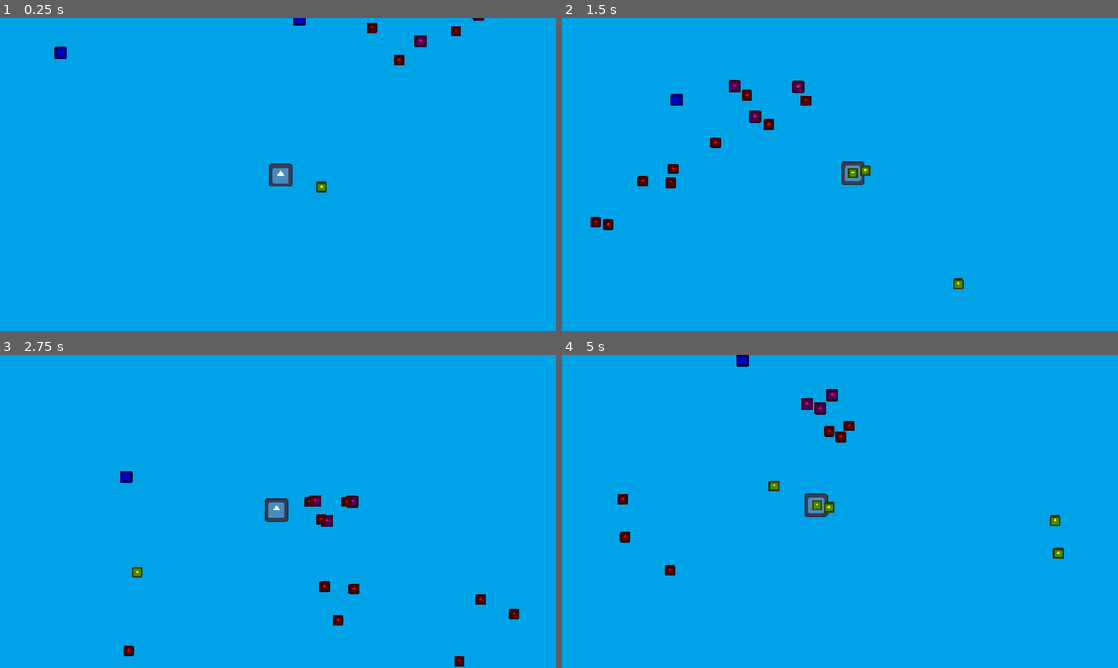
Above: before the commit, frames 1-4 (two rows, left to right).
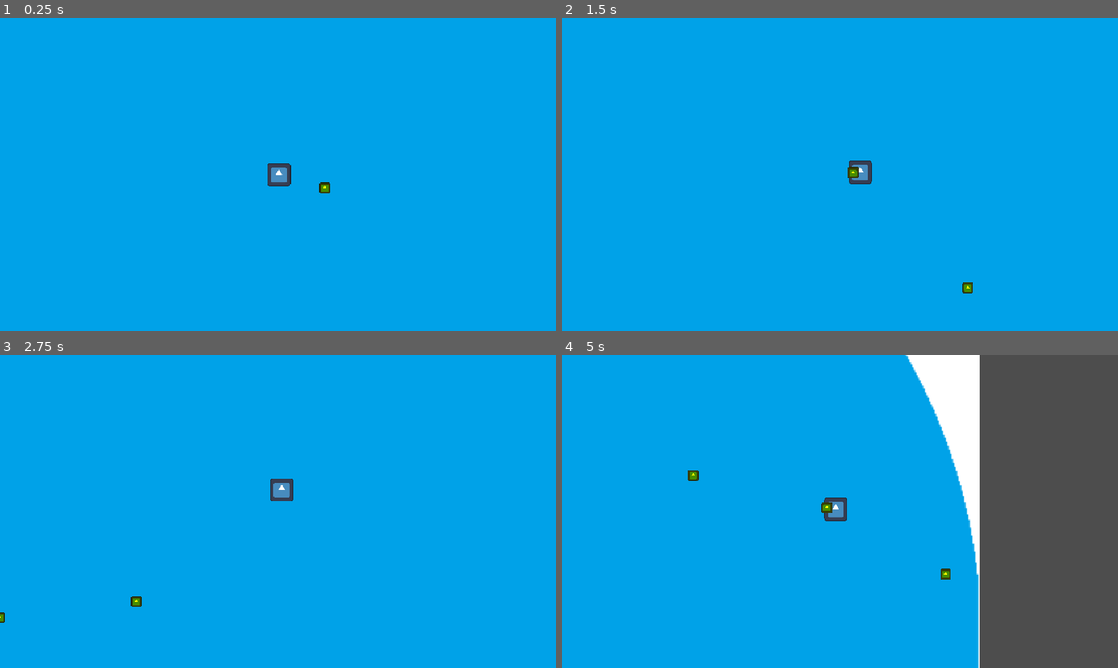
Above: after the commit, the same moments.

Repository: JLwuw/otter-jam
Game: Godot game, scene res://Scenes/gameplay_test.tscn
The game is run twice, just before and just after one commit, with the same random seed, the same clock (stepped at 60 frames per second) and the same inputs. The engine's default icon, where the game draws it, is replaced by a stand-in: a white triangle on a blue panel in a dark square.
Inputs (mouse positions are in pixels of both pictures, inside the frame that each line leads up to):
- Up to frame 1 (0.25 s): no input
- Up to frame 2 (1.5 s): move the mouse to (962, 158) at 0.52 s; move the mouse to (728, 190) at 1.27 s
- Up to frame 3 (2.75 s): move the mouse to (333, 442) at 2.02 s
- Up to frame 4 (5 s): move the mouse to (812, 574) at 2.77 s; move the mouse to (1006, 558) at 3.52 s; move the mouse to (673, 464) at 4.27 s

The runs differ from the first frame. In frame 1, 0.6% of the frame differs, in the area x 9-88%, y 0-56%; in frame 2, 1.3%; in frame 3, 1.6%; in frame 4, 30%, in the area x 10-100%, y 0-100%.

Commit message:
feat: tunes movement adds skeleton for wave spawning

Diff:
--- a/Resources/Player/fire_rate_curve.tres
+++ b/Resources/Player/fire_rate_curve.tres
@@ -1,5 +1,6 @@
 [gd_resource type="Curve" format=3 uid="uid://db2wsu2s0lwdt"]
 
 [resource]
-_data = [Vector2(0.08558559, 0), 0.0, 0.0, 0, 0, Vector2(0.63, 0.28089893), 1.1556978, 1.1556978, 0, 0, Vector2(1, 1), 2.2065682, 0.0, 0, 0]
+_limits = [0.0, 2.0, 0.0, 1.0]
+_data = [Vector2(0, 0), 0.0, 0.8171616, 0, 0, Vector2(0.57, 0.98876417), 4.2900915, 4.2900915, 0, 0, Vector2(1, 2), 2.2065682, 0.0, 0, 0]
 point_count = 3
--- /dev/null
+++ b/Resources/Spawner/Wave 1/sub1wave1.tres
@@ -0,0 +1,9 @@
+[gd_resource type="Resource" script_class="SubWave" format=3 uid="uid://c1khw0nw45egq"]
+
+[ext_resource type="PackedScene" uid="uid://cv27k52wlpppn" path="res://Scenes/Enemies/enemy_slow_chaser.tscn" id="1_ki81v"]
+[ext_resource type="Script" uid="uid://cvm5jhsngod2p" path="res://Scripts/Spawner/sub_wave.gd" id="1_qrb0l"]
+
+[resource]
+script = ExtResource("1_qrb0l")
+enemy_scene = ExtResource("1_ki81v")
+metadata/_custom_type_script = "uid://cvm5jhsngod2p"
--- /dev/null
+++ b/Resources/Spawner/Wave 1/sub2wave1.tres
@@ -0,0 +1,7 @@
+[gd_resource type="Resource" script_class="SubWave" format=3 uid="uid://drofl5qhxlb5"]
+
+[ext_resource type="Script" uid="uid://cvm5jhsngod2p" path="res://Scripts/Spawner/sub_wave.gd" id="1_wkg1i"]
+
+[resource]
+script = ExtResource("1_wkg1i")
+metadata/_custom_type_script = "uid://cvm5jhsngod2p"
--- /dev/null
+++ b/Resources/Spawner/Wave 1/wave1.tres
@@ -0,0 +1,8 @@
+[gd_resource type="Resource" script_class="Wave" format=3 uid="uid://d0rlv5cm3g1s8"]
+
+[ext_resource type="Script" uid="uid://h0i1sttw2glt" path="res://Scripts/Spawner/wave.gd" id="1_owdo1"]
+[ext_resource type="Script" uid="uid://cvm5jhsngod2p" path="res://Scripts/Spawner/sub_wave.gd" id="2_0nocu"]
+
+[resource]
+script = ExtResource("1_owdo1")
+metadata/_custom_type_script = "uid://h0i1sttw2glt"
--- a/Scenes/Enemies/enemy_slow_chaser.tscn
+++ b/Scenes/Enemies/enemy_slow_chaser.tscn
@@ -2,7 +2,7 @@
 
 [ext_resource type="Script" uid="uid://dvoe1c61kutkr" path="res://Scripts/Enemies/enemy_slow_chaser.gd" id="1_ul00a"]
 [ext_resource type="Texture2D" uid="uid://ch2x7fo5gi32j" path="res://icon.svg" id="2_kbahv"]
-[ext_resource type="Script" uid="uid://rl1trhvbn5pv" path="res://Scripts/Enemies/Components/component_slow_chase.gd" id="3_p7rkd"]
+[ext_resource type="Script" uid="uid://rl1trhvbn5pv" path="res://Scripts/Enemies/Components/component_player_chase.gd" id="3_p7rkd"]
 
 [sub_resource type="CircleShape2D" id="CircleShape2D_3pdns"]
 
@@ -17,5 +17,5 @@
 [node name="CollisionShape2D" type="CollisionShape2D" parent="." unique_id=1374992332]
 shape = SubResource("CircleShape2D_3pdns")
 
-[node name="Slow Chase Component" type="Node" parent="." unique_id=1006373814]
+[node name="Player Chase Component" type="Node" parent="." unique_id=1006373814]
 script = ExtResource("3_p7rkd")
--- a/Scenes/Enemies/enemy_slow_shooter.tscn
+++ b/Scenes/Enemies/enemy_slow_shooter.tscn
@@ -1,7 +1,7 @@
 [gd_scene format=3 uid="uid://d3o4a888rrucy"]
 
 [ext_resource type="Script" uid="uid://gv5d56bawvao" path="res://Scripts/Enemies/enemy_slow_shooter.gd" id="1_fcceh"]
-[ext_resource type="Script" uid="uid://rl1trhvbn5pv" path="res://Scripts/Enemies/Components/component_slow_chase.gd" id="2_in5mm"]
+[ext_resource type="Script" uid="uid://rl1trhvbn5pv" path="res://Scripts/Enemies/Components/component_player_chase.gd" id="2_in5mm"]
 [ext_resource type="Texture2D" uid="uid://ch2x7fo5gi32j" path="res://icon.svg" id="2_vqo77"]
 [ext_resource type="Script" uid="uid://cl8b8ngejaij8" path="res://Scripts/Enemies/Components/component_basic_shoot.gd" id="3_vqo77"]
 [ext_resource type="PackedScene" uid="uid://28syyhoybqas" path="res://Scenes/Bullet/bullet.tscn" id="4_6cff3"]
@@ -19,7 +19,7 @@
 [node name="CollisionShape2D" type="CollisionShape2D" parent="." unique_id=2105024760]
 shape = SubResource("CircleShape2D_vb4pl")
 
-[node name="Slow Chase Component" type="Node" parent="." unique_id=2079848975 groups=["enemies"]]
+[node name="Player Chase Component" type="Node" parent="." unique_id=2079848975]
 script = ExtResource("2_in5mm")
 
 [node name="Basic Shoot Component" type="Node" parent="." unique_id=1860826463]
--- a/Scenes/gameplay_test.tscn
+++ b/Scenes/gameplay_test.tscn
@@ -1,8 +1,7 @@
 [gd_scene format=3 uid="uid://b6echlk833f2a"]
 
 [ext_resource type="PackedScene" uid="uid://bttw28xgext45" path="res://Scenes/Player/player.tscn" id="1_6kpuu"]
-[ext_resource type="PackedScene" uid="uid://cv27k52wlpppn" path="res://Scenes/Enemies/enemy_slow_chaser.tscn" id="3_1uy4b"]
-[ext_resource type="PackedScene" uid="uid://d3o4a888rrucy" path="res://Scenes/Enemies/enemy_slow_shooter.tscn" id="4_n6585"]
+[ext_resource type="PackedScene" uid="uid://ceel8u3pt84p" path="res://Scenes/wave_manager.tscn" id="5_2okw4"]
 [ext_resource type="PackedScene" uid="uid://wlfg018oiue2" path="res://Scenes/arena.tscn" id="5_6nxcd"]
 
 [node name="GameplayTest" type="Node2D" unique_id=1958848919]
@@ -11,26 +10,6 @@
 
 [node name="Player" parent="." unique_id=2009590095 instance=ExtResource("1_6kpuu")]
 position = Vector2(-6, 130)
-max_speed = 500.0
-drag = 0.5
-max_distance = 100.0
 
-[node name="Enemy Slow Chaser" parent="." unique_id=1506888642 node_paths=PackedStringArray("player") instance=ExtResource("3_1uy4b")]
-position = Vector2(-386, -85)
+[node name="Wave Manager" parent="." unique_id=1540367181 node_paths=PackedStringArray("player") instance=ExtResource("5_2okw4")]
 player = NodePath("../Player")
-
-[node name="Enemy Slow Chaser2" parent="." unique_id=1157727113 node_paths=PackedStringArray("player") instance=ExtResource("3_1uy4b")]
-position = Vector2(43, -151)
-player = NodePath("../Player")
-
-[node name="Enemy Slow Shooter" parent="." unique_id=727752382 node_paths=PackedStringArray("player") instance=ExtResource("4_n6585")]
-position = Vector2(261, -108)
-player = NodePath("../Player")
-
-[node name="Enemy Slow Shooter2" parent="." unique_id=1360288986 node_paths=PackedStringArray("player") instance=ExtResource("4_n6585")]
-position = Vector2(202, -174)
-player = NodePath("../Player")
-
-[node name="Enemy Slow Shooter3" parent="." unique_id=657343743 node_paths=PackedStringArray("player") instance=ExtResource("4_n6585")]
-position = Vector2(362, -154)
-player = NodePath("../Player")
--- /dev/null
+++ b/Scenes/wave_manager.tscn
@@ -0,0 +1,6 @@
+[gd_scene format=3 uid="uid://ceel8u3pt84p"]
+
+[ext_resource type="Script" uid="uid://ctqghco4in1s8" path="res://Scripts/Spawner/wave_manager.gd" id="1_6x8f1"]
+
+[node name="Wave Manager" type="Node" unique_id=1540367181]
+script = ExtResource("1_6x8f1")
--- a/Scripts/Enemies/Components/component_basic_shoot.gd
+++ b/Scripts/Enemies/Components/component_basic_shoot.gd
@@ -3,6 +3,7 @@
 
 @export var bullet_scene: PackedScene
 @export var fire_rate: float = 1.5
+@export var bullet_speed: float = 200
 
 var player: Node2D
 var owner_body: CharacterBody2D
@@ -30,5 +31,6 @@
 	var dir: Vector2 = (player.global_position - bullet.global_position).normalized()
 	bullet.direction = dir
 	bullet.team = Bullet.Team.ENEMY
+	bullet.speed = bullet_speed
 
 	get_tree().current_scene.add_child(bullet)
--- /dev/null
+++ b/Scripts/Enemies/Components/component_player_chase.gd
@@ -0,0 +1,29 @@
+class_name ComponentPlayerChase
+extends Node
+
+@export_group("Movement")
+@export var responsiveness: float = 55
+@export var acceleration_factor: float = 15
+@export var max_speed: float = 100
+@export var drag: float = 0.5
+
+var owner_body: CharacterBody2D
+var player: Player
+
+func _ready() -> void:
+	owner_body = get_parent()
+
+func _physics_process(delta: float) -> void:
+	if player == null:
+		print("No player in Slow Chase Component")
+		return
+
+	var direction: Vector2 = (player.global_position- owner_body.global_position).normalized()
+	direction *= acceleration_factor
+	var acceleration: Vector2 = owner_body.velocity.lerp(direction, delta * responsiveness)
+	owner_body.velocity += delta * acceleration
+
+	if owner_body.velocity.length() > max_speed:
+		owner_body.velocity = owner_body.velocity.normalized() * max_speed
+
+	owner_body.move_and_slide()
--- a/Scripts/Enemies/Components/component_slow_chase.gd
+++ /dev/null
@@ -1,25 +0,0 @@
-class_name ComponentSlowChase
-extends Node
-
-@export_group("Movement")
-@export var acceleration: float = 10.0
-@export var max_speed: float = 100
-
-var owner_body: CharacterBody2D
-var player: Player
-
-func _ready() -> void:
-	owner_body = get_parent()
-
-func _physics_process(_delta: float) -> void:
-	if player == null:
-		print("No player in Slow Chase Component")
-		return
-
-	var direction: Vector2 = (player.global_position - owner_body.global_position).normalized()
-	owner_body.velocity += direction * acceleration
-
-	if owner_body.velocity.length() > max_speed:
-		owner_body.velocity = owner_body.velocity.normalized() * max_speed
-
-	owner_body.move_and_slide()
--- a/Scripts/Enemies/enemy_slow_chaser.gd
+++ b/Scripts/Enemies/enemy_slow_chaser.gd
@@ -1,8 +1,8 @@
 class_name EnemySlowChaser
 extends Enemy
 
-@export_group("Combat")
 @export var player: Player
 
 func _ready() -> void:
-	$"Slow Chase Component".player = player
+	super._ready()
+	$"Player Chase Component".player = player
--- a/Scripts/Enemies/enemy_slow_shooter.gd
+++ b/Scripts/Enemies/enemy_slow_shooter.gd
@@ -1,9 +1,9 @@
 class_name EnemySlowShooter
 extends Enemy
 
-@export_group("Combat")
 @export var player: Player
 
 func _ready() -> void:
-	$"Slow Chase Component".player = player
+	super._ready()
+	$"Player Chase Component".player = player
 	$"Basic Shoot Component".player = player
--- a/Scripts/Player/player.gd
+++ b/Scripts/Player/player.gd
@@ -2,9 +2,11 @@
 extends CharacterBody2D
 
 @export_category("Movement")
-@export var max_speed: float = 400.0
-@export var responsiveness: float = 8.0
-@export var drag: float = 1.0
+@export var SPEED_CAP: float = 1000
+@export var max_speed: float = 500.0
+@export var responsiveness: float = 45
+@export var acceleration_factor: float = 8
+@export var drag: float = 1
 @export var max_distance: float = 200.0
 
 @export_category("Health")
@@ -26,19 +28,22 @@
 func _physics_process(delta: float) -> void:
 	var to_mouse: Vector2 = get_global_mouse_position() - global_position
 	var distance_to_mouse: float = to_mouse.length()
-	clamp(distance_to_mouse, 0, max_distance)
 
 	if distance_to_mouse < 5:
 		move_and_slide()
 		return
 
-	velocity += to_mouse / responsiveness
+
+	if distance_to_mouse > max_distance:
+		to_mouse = to_mouse.normalized() * max_distance
+
+	var acceleration: Vector2 = velocity.lerp(to_mouse, delta * responsiveness)
+	velocity += acceleration * delta * acceleration_factor
 
 	if velocity.length() > max_speed:
 		velocity = velocity.normalized() * max_speed
 
 	velocity *= 1.0 / (1.0 + drag * delta)
-
 	move_and_slide()
 
 func _process(delta: float) -> void:
@@ -60,7 +65,7 @@
 		shoot_timer = calc_shoot_cooldown(current_speed)
 
 func calc_shoot_cooldown(current_speed: float) -> float:
-	var speed_percent: float = clamp(current_speed / max_speed, 0.0, 1.0) 	# Normalize speed (0 → 1)
+	var speed_percent: float = clamp(current_speed / SPEED_CAP, 0.0, 1.0) 	# Normalize speed (0 → 1)
 	var curve_value: float = fire_rate_curve.sample(speed_percent)
 	var current_fire_rate: float = lerp(min_fire_rate, max_fire_rate, curve_value)
 	return 1.0 / current_fire_rate
--- /dev/null
+++ b/Scripts/Spawner/sub_wave.gd
@@ -0,0 +1,11 @@
+extends Resource
+class_name SubWave
+
+@export_group("Spawning")
+@export var enemy_scene: PackedScene
+@export var count: int = 5
+@export var spawn_radius: float = 400.0
+
+@export_group("Timing")
+@export var spawn_delay: float = 0.2 # time between each enemy
+@export var delay_after: float = 1.0 # wait before next subwave
--- /dev/null
+++ b/Scripts/Spawner/wave.gd
@@ -0,0 +1,4 @@
+extends Resource
+class_name Wave
+
+@export var sub_waves: Array[SubWave]
--- /dev/null
+++ b/Scripts/Spawner/wave_manager.gd
@@ -0,0 +1,50 @@
+extends Node
+
+@export var waves: Array[Wave]
+@export var player: Node2D
+
+var current_wave_index: int = 0
+
+func _ready() -> void:
+	start_waves()
+
+func start_waves() -> void:
+	await run_all_waves()
+	print("All waves completed!")
+
+func run_all_waves() -> void:
+	for wave in waves:
+		await run_wave(wave)
+
+func run_wave(wave: Wave) -> void:
+	for sub_wave in wave.sub_waves:
+		await run_subwave(sub_wave)
+
+func run_subwave(sub_wave: SubWave) -> void:
+	for i in sub_wave.count:
+		spawn_enemy(sub_wave)
+		await get_tree().create_timer(sub_wave.spawn_delay).timeout
+
+	await get_tree().create_timer(sub_wave.delay_after).timeout
+
+func spawn_enemy(sub_wave: SubWave) -> void:
+	if sub_wave.enemy_scene == null:
+		return
+
+	var enemy: Enemy = sub_wave.enemy_scene.instantiate()
+
+	# Spawn in a circle around player
+	var angle: float = randf() * TAU
+	var radius: float = sub_wave.spawn_radius
+
+	var offset: Vector2 = Vector2.RIGHT.rotated(angle) * radius
+	enemy.global_position = player.global_position + offset
+
+	if enemy.has_variable("player"):
+		enemy.player = player
+
+	get_tree().current_scene.add_child(enemy)
+
+func wait_until_enemies_dead() -> void:
+	while get_tree().get_nodes_in_group("enemies").size() > 0:
+		await get_tree().process_frame
--- a/Scripts/bullet_spawner.gd
+++ /dev/null
@@ -1,25 +0,0 @@
-class_name BulletSpawner
-extends Node2D
-
-@export var bullet_scene: PackedScene = preload("res://Scenes/Bullet/bullet.tscn")
-@export var spawn_rate: float = 0.5
-
-var timer: float = 0.0
-
-func _process(delta: float) -> void:
-	timer += delta
-	if timer >= spawn_rate:
-		spawn_bullet()
-		timer = 0.0
-
-func spawn_bullet() -> void:
-	var bullet: Bullet = bullet_scene.instantiate()
-
-	var spawn_pos := global_position
-	bullet.global_position = spawn_pos
-
-	var dir := Vector2(randf(), randf())
-	bullet.direction = dir
-	bullet.team = Bullet.Team.ENEMY
-
-	add_child(bullet)
Renamed: Scripts/Enemies/Components/component_slow_chase.gd.uid -> Scripts/Enemies/Components/component_player_chase.gd.uid
Not shown, added: Scripts/Spawner/sub_wave.gd.uid
Not shown, added: Scripts/Spawner/wave.gd.uid
Not shown, added: Scripts/Spawner/wave_manager.gd.uid
Not shown, removed: Scripts/bullet_spawner.gd.uid
Not shown, changed: godot-donut-collision-polygon-2d/godot-donut-collision-polygon-2d/addons/donut_collision_polygon2D/donut_collision_polygon2D.svg.import
Not shown, changed: godot-donut-collision-polygon-2d/godot-donut-collision-polygon-2d/addons/donut_collision_polygon2D/donut_collision_rectangle2D.svg.import
